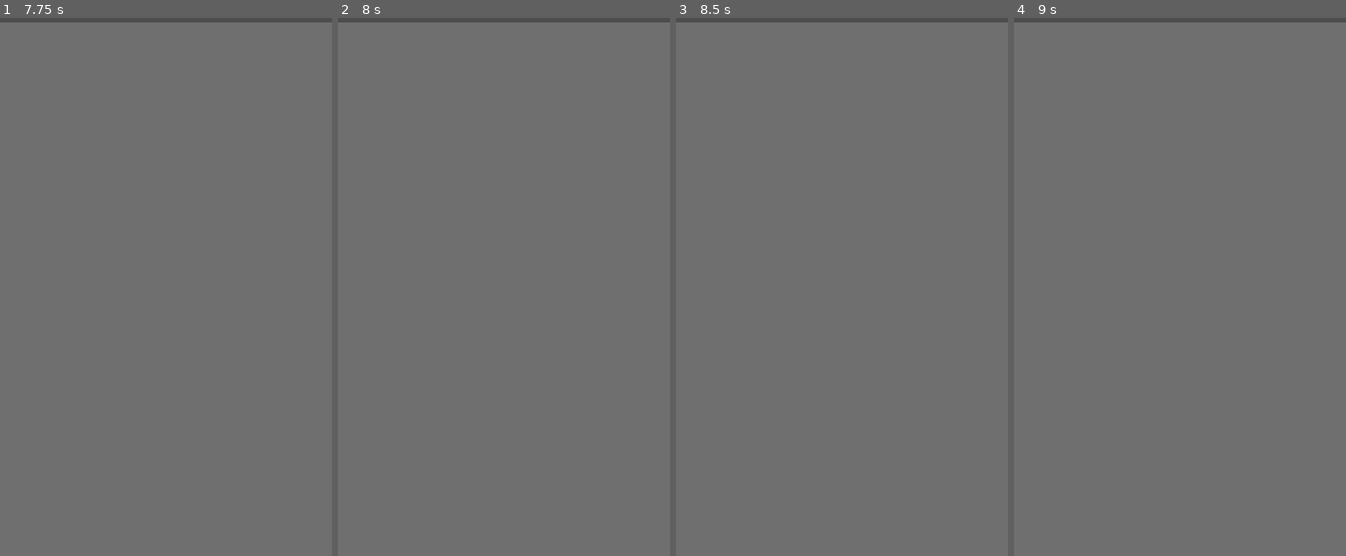
Above: before the commit, frames 1-4 (left to right).
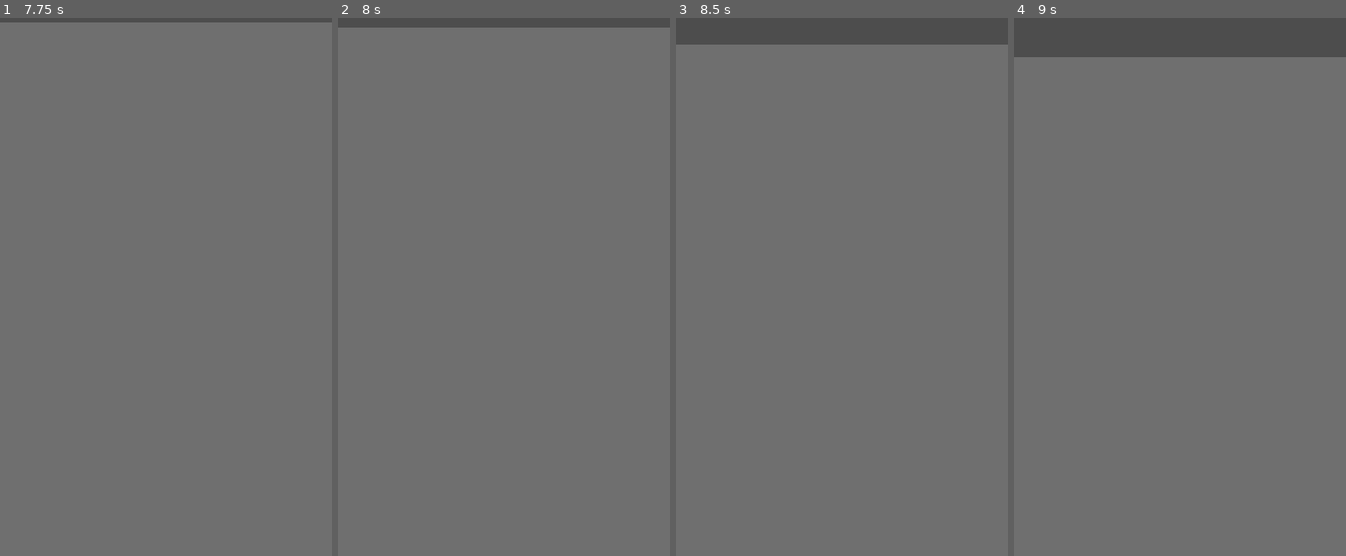
Above: after the commit, the same moments.

Repository: Optimist98/AI-Survivors
Game: Godot game, scene res://main.tscn
Two runs of this game, one before a commit and one after it. Both use one fixed random seed, a clock stepped at 60 frames per second and the inputs below.
Inputs (mouse positions are in pixels of both pictures, inside the frame that each line leads up to):
- Up to frame 1 (7.75 s): tap Enter at 0.5, 2, 3.5 s; move the mouse to (239, 233) at 0.52 s; click (239, 233) at 0.6 s; tap Space at 1.25, 2.75, 4.25 s; move the mouse to (99, 292) at 1.27 s; click (99, 292) at 1.35 s; move the mouse to (199, 130) at 2.02 s; click (199, 130) at 2.1 s; move the mouse to (149, 378) at 2.77 s; click (149, 378) at 2.85 s; move the mouse to (265, 351) at 3.52 s; click (265, 351) at 3.6 s; move the mouse to (66, 174) at 4.27 s; click (66, 174) at 4.35 s; move the mouse to (182, 260) at 5.02 s; click (182, 260) at 5.1 s; move the mouse to (116, 114) at 5.77 s; click (116, 114) at 5.85 s; move the mouse to (239, 233) at 6.52 s; click (239, 233) at 6.6 s; move the mouse to (99, 292) at 7.27 s; click (99, 292) at 7.35 s
- Up to frame 2 (8 s): no input
- Up to frame 3 (8.5 s): move the mouse to (875, 130) at 8.02 s; click (875, 130) at 8.1 s
- Up to frame 4 (9 s): move the mouse to (1163, 378) at 8.77 s; click (1163, 378) at 8.85 s

Frame 1 is identical in both runs. In frame 2, 1.0% of the frame differs, in the area x 0-100%, y 0-2%; in frame 3, 4.1%; in frame 4, 6.5%, in the area x 0-100%, y 0-8%.

Commit message:
Добавил примитивную стрельбу.
Привязал к лкм. Для теста выводится сообщение выстрела

Diff:
--- a/Scripts/Player.gd
+++ b/Scripts/Player.gd
@@ -59,3 +59,15 @@
   var dot = directions[i].dot(direction_to_center)
   if dot > 0:
    interest[i] = dot * 1.0
+
+@export var bullet_scene: PackedScene  # 👈 ВОТ ЭТО ОБЯЗАТЕЛЬНО
+
+func _process(delta):
+    if Input.is_action_just_pressed("shoot"):
+        shoot()
+
+func shoot():
+    var bullet = bullet_scene.instantiate()
+    bullet.global_position = global_position
+    get_tree().current_scene.add_child(bullet)
+    print("shoot")
--- /dev/null
+++ b/bullet.gd
@@ -0,0 +1,7 @@
+extends Area2D
+
+@export var speed := 600.0
+var direction := Vector2.RIGHT
+
+func _process(delta):
+    position += direction * speed * delta
--- /dev/null
+++ b/bullet.tscn
@@ -0,0 +1,15 @@
+[gd_scene format=3 uid="uid://bc3nno6demh3p"]
+
+[ext_resource type="Script" uid="uid://btkg7ysggpooh" path="res://bullet.gd" id="1_v7oki"]
+
+[sub_resource type="CircleShape2D" id="CircleShape2D_0swlc"]
+radius = 5.0
+
+[node name="bullet" type="Area2D" unique_id=699015559]
+script = ExtResource("1_v7oki")
+
+[node name="Sprite2D" type="Sprite2D" parent="." unique_id=1870996805]
+offset = Vector2(4, 4)
+
+[node name="CollisionShape2D" type="CollisionShape2D" parent="." unique_id=1735713045]
+shape = SubResource("CircleShape2D_0swlc")
--- a/main.tscn
+++ b/main.tscn
@@ -1,38 +1,42 @@
-[gd_scene load_steps=6 format=3 uid="uid://c72dkdp6eqh43"]
+[gd_scene format=3 uid="uid://c72dkdp6eqh43"]
 
 [ext_resource type="PackedScene" uid="uid://t54hvm2v42yj" path="res://Player.tscn" id="1_yiwbc"]
 [ext_resource type="PackedScene" uid="uid://c2woau2a8dual" path="res://Enemy.tscn" id="2_2iko8"]
-[ext_resource type="Script" path="res://Scripts/Player.gd" id="2_3wbyf"]
-[ext_resource type="Script" path="res://Enemy.gd" id="4_y5s62"]
+[ext_resource type="Script" uid="uid://crf6wjlf1hghs" path="res://Scripts/Player.gd" id="2_3wbyf"]
+[ext_resource type="PackedScene" uid="uid://bc3nno6demh3p" path="res://bullet.tscn" id="3_lquwl"]
+[ext_resource type="Script" uid="uid://bh7ayw0m85821" path="res://Enemy.gd" id="4_y5s62"]
 
 [sub_resource type="RectangleShape2D" id="RectangleShape2D_ilfgn"]
 
-[node name="Main" type="Node2D"]
+[node name="Main" type="Node2D" unique_id=524066236]
 
-[node name="Player" parent="." groups=["player"] instance=ExtResource("1_yiwbc")]
+[node name="Player" parent="." unique_id=106796341 groups=["player"] instance=ExtResource("1_yiwbc")]
 position = Vector2(436, 386)
 script = ExtResource("2_3wbyf")
+bullet_scene = ExtResource("3_lquwl")
 
-[node name="Camera2D" type="Camera2D" parent="Player"]
+[node name="Camera2D" type="Camera2D" parent="Player" unique_id=78179809]
 position_smoothing_enabled = true
 drag_horizontal_enabled = true
 drag_vertical_enabled = true
 
-[node name="Enemy" parent="." groups=["enemies"] instance=ExtResource("2_2iko8")]
+[node name="Enemy" parent="." unique_id=1289450568 groups=["enemies"] instance=ExtResource("2_2iko8")]
 script = ExtResource("4_y5s62")
 
-[node name="Enemy2" parent="." groups=["enemies"] instance=ExtResource("2_2iko8")]
+[node name="Enemy2" parent="." unique_id=1549097031 groups=["enemies"] instance=ExtResource("2_2iko8")]
 position = Vector2(425, 535)
 script = ExtResource("4_y5s62")
 
-[node name="EnemySpawner" type="Timer" parent="."]
+[node name="EnemySpawner" type="Timer" parent="." unique_id=1139673458]
 
-[node name="Floor" type="ColorRect" parent="."]
+[node name="Floor" type="ColorRect" parent="." unique_id=1143703729]
 offset_right = 3000.0
 offset_bottom = 3000.0
 color = Color(0.435294, 0.435294, 0.435294, 1)
 
-[node name="Walls" type="StaticBody2D" parent="."]
+[node name="Walls" type="StaticBody2D" parent="." unique_id=829498542]
 
-[node name="TopWall" type="CollisionShape2D" parent="Walls"]
+[node name="TopWall" type="CollisionShape2D" parent="Walls" unique_id=853850565]
 shape = SubResource("RectangleShape2D_ilfgn")
+
+[node name="bullet" parent="." unique_id=699015559 instance=ExtResource("3_lquwl")]
--- a/project.godot
+++ b/project.godot
@@ -8,11 +8,15 @@
 
 config_version=5
 
+[animation]
+
+compatibility/default_parent_skeleton_in_mesh_instance_3d=true
+
 [application]
 
 config/name="Auto-Survivors"
 run/main_scene="res://main.tscn"
-config/features=PackedStringArray("4.0", "GL Compatibility")
+config/features=PackedStringArray("4.7", "GL Compatibility")
 config/icon="res://icon.svg"
 
 [display]
@@ -21,6 +25,14 @@
 window/size/viewport_height=960
 window/stretch/mode="canvas_items"
 
+[input]
+
+shoot={
+"deadzone": 0.2,
+"events": [Object(InputEventMouseButton,"resource_local_to_scene":false,"resource_name":"","device":-1,"window_id":0,"alt_pressed":false,"shift_pressed":false,"ctrl_pressed":false,"meta_pressed":false,"button_mask":0,"position":Vector2(0, 0),"global_position":Vector2(0, 0),"factor":1.0,"button_index":1,"canceled":false,"pressed":false,"double_click":false,"script":null)
+]
+}
+
 [rendering]
 
 renderer/rendering_method="gl_compatibility"
Not shown, added: Enemy.gd.uid
Not shown, added: Scripts/Player.gd.uid
Not shown, added: bullet.gd.uid
Not shown, changed: icon.svg.import
